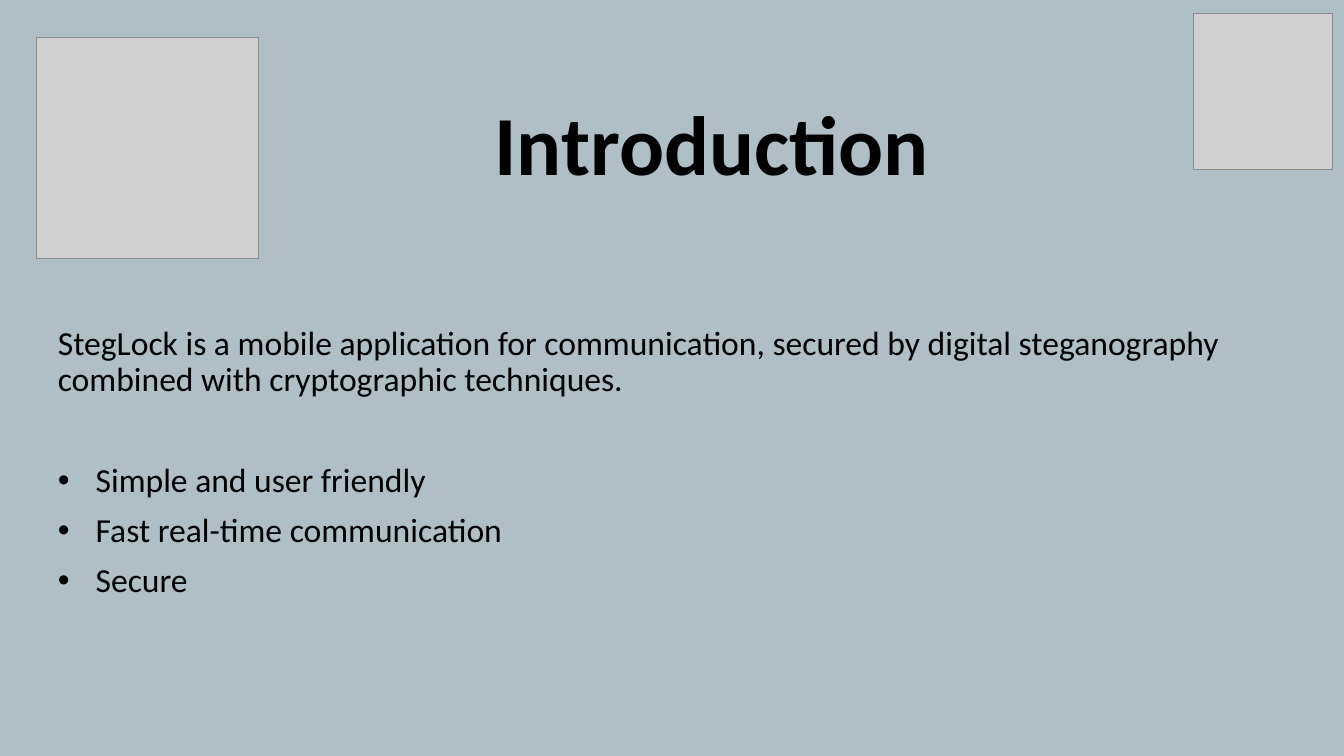
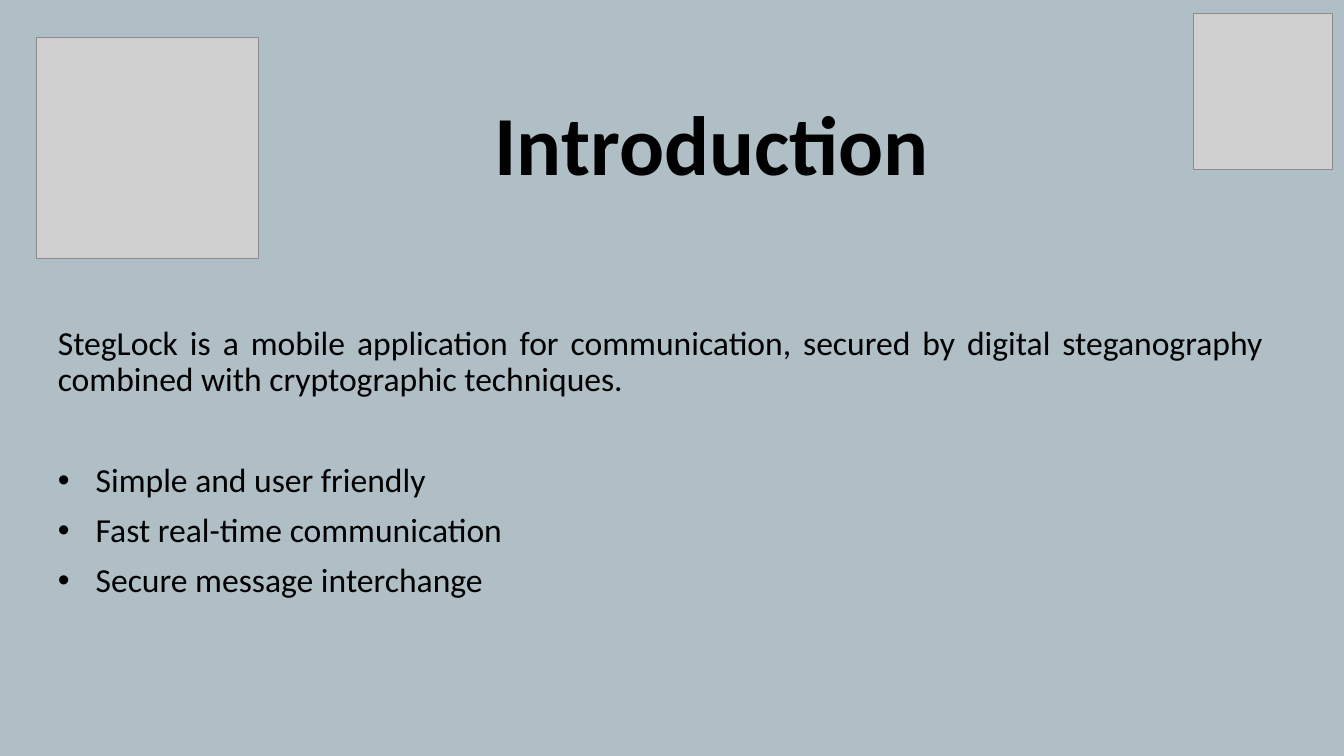
Before and after one commit to rraduionescu/DissertationPaper, a slide deck: slide 2 of 1_DissertationPaper/8_DISSERTATION_THESIS_Ionescu_Radu_Stefan_PRESENTATION.pptx. Drawn at 1344x756 pixels with LibreOffice and Linux fonts; fonts in the diff are those of the drawing; grey boxes stand for pictures. Boxes give left, top, right and bottom in pixels: in the first picture for what was removed or moved away, otherwise in the second. Text is boxed around its words. In the diff, an @@ line names an element or a change of style, - is before the commit and + after.

Commit message:
StegLock - DONE

```diff
--- a/1_DissertationPaper/8_DISSERTATION_THESIS_Ionescu_Radu_Stefan_PRESENTATION.pptx
+++ b/1_DissertationPaper/8_DISSERTATION_THESIS_Ionescu_Radu_Stefan_PRESENTATION.pptx
@@ subtitle at [58, 331, 1262, 397]: alignment left to justified @@
@@ subtitle at [96, 568, 483, 598]: text changed @@
-• Secure
+• Secure message interchange
```
Also in this commit, not shown: 6 other slides changed, 5 slides added, 4 other files.
